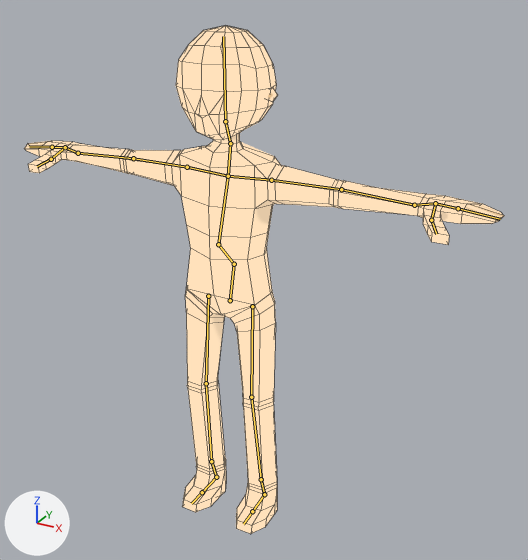
What one commit did to the Blender file Models/BaseCharacter.blend.
The view is the same before and after, from a camera (50 mm lens) standing at (2.32, -3.77, 3.74) and looking at (0.24, 0.03, 1.84). Every picture has the same lights, and +X, +Y and +Z are marked at lower left. The bones that bend it are drawn over the model as lines. Mesh edges are drawn as thin lines.

Names of what the first picture shows: 'Body'.
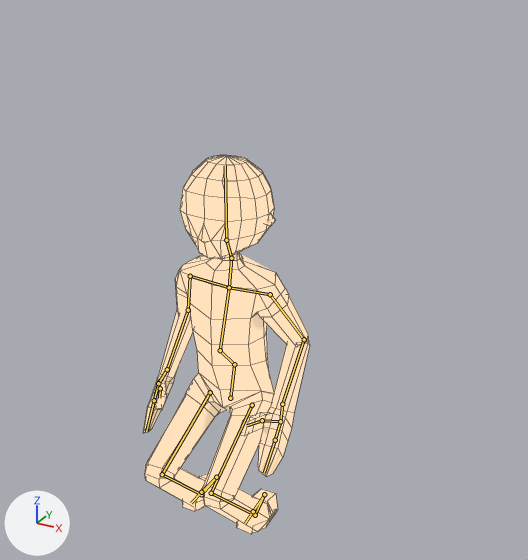
The newer file adds an action. The first version stands in its rest pose; the second is drawn at frame 6 of the action 'short_fall_landing'.

Changed parts and their boxes [x1, y1, x2, y2] in the pictures (528 x 560 px):
```json
{"object": "Body", "change": "posed", "before": [24, 26, 504, 534], "after": [143, 155, 310, 534], "on screen": "65% narrower, 25% shorter"}
{"bone": "Foot L", "before": "(264, 494) to (252, 511)", "after": "(264, 494) to (253, 511)"}
{"bone": "Foot R", "before": "(216, 477) to (202, 492)", "after": "(216, 477) to (201, 492)"}
```

Edits to the scene script, one JSON object a line:
```json
{"block": "bone_foot_l", "where": "bone_foot_l = bpy.data.objects['Armature'].pose.bones['Foot L']  # child of 'Ankle L'"}
{"op": "set", "path": "bone_foot_l.rotation_quaternion", "old": "(1.0, 0.0, 0.0, 0.0)", "new": "(0.733, -0.676, -0.034, 0.064)", "note": "degrees (0, 0, 0) -> degrees (-85, 2, 8)"}
{"block": "bone_foot_r", "where": "bone_foot_r = bpy.data.objects['Armature'].pose.bones['Foot R']  # child of 'Ankle R'"}
{"op": "set", "path": "bone_foot_r.rotation_quaternion", "old": "(1.0, 0.0, 0.0, 0.0)", "new": "(0.733, -0.676, 0.034, -0.064)", "note": "degrees (0, 0, 0) -> degrees (-85, -2, -8)"}
{"block": "bone_ik_elbow_l", "where": "bone_ik_elbow_l = bpy.data.objects['Armature'].pose.bones['IK Elbow L']"}
{"op": "set", "path": "bone_ik_elbow_l.location", "old": "(0.0, 0.0, 0.0)", "new": "(0.741, 0.004, -0.858)"}
{"block": "bone_ik_hip", "where": "bone_ik_hip = bpy.data.objects['Armature'].pose.bones['IK Hip']"}
{"op": "set", "path": "bone_ik_hip.location", "old": "(0.0, 0.0, 0.0)", "new": "(0.0, -0.018, -0.752)"}
{"block": "bone_ik_hand_l", "where": "bone_ik_hand_l = bpy.data.objects['Armature'].pose.bones['IK Hand L']  # child of 'IK Hip'"}
{"op": "set", "path": "bone_ik_hand_l.location", "old": "(0.0, 0.0, 0.0)", "new": "(-0.741, -0.089, -0.701)"}
{"block": "bone_ik_hand_r", "where": "bone_ik_hand_r = bpy.data.objects['Armature'].pose.bones['IK Hand R']  # child of 'IK Hip'"}
{"op": "set", "path": "bone_ik_hand_r.location", "old": "(0.0, 0.0, 0.0)", "new": "(0.734, -0.089, -0.705)"}
{"block": "bone_ik_elbow_r", "where": "bone_ik_elbow_r = bpy.data.objects['Armature'].pose.bones['IK Elbow R']"}
{"op": "set", "path": "bone_ik_elbow_r.location", "old": "(0.0, 0.0, 0.0)", "new": "(-0.734, 0.004, -0.861)"}
```
